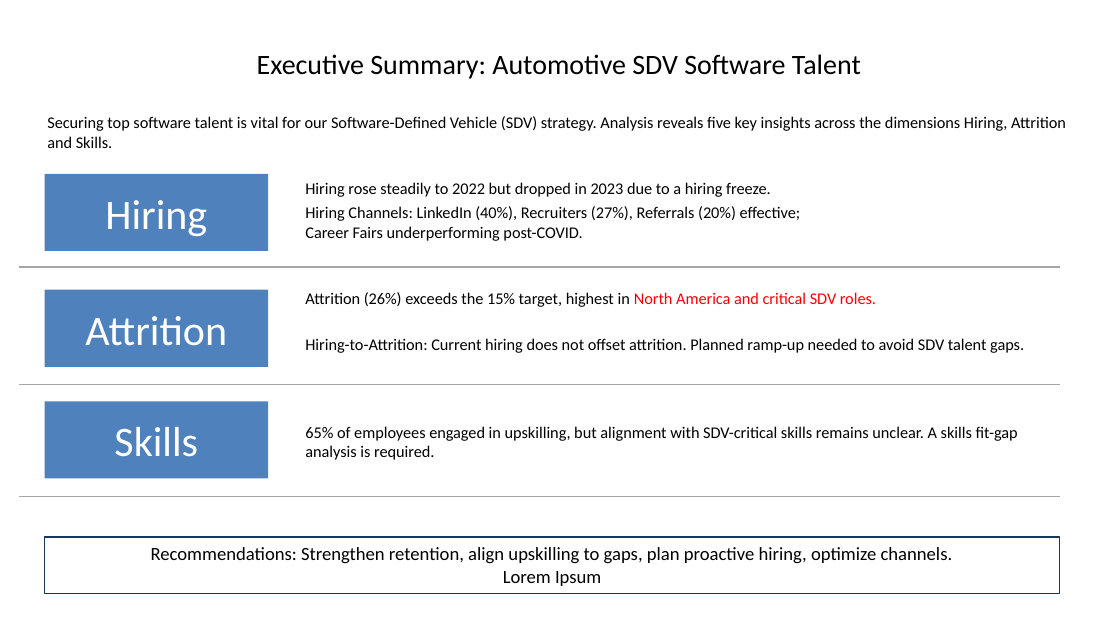
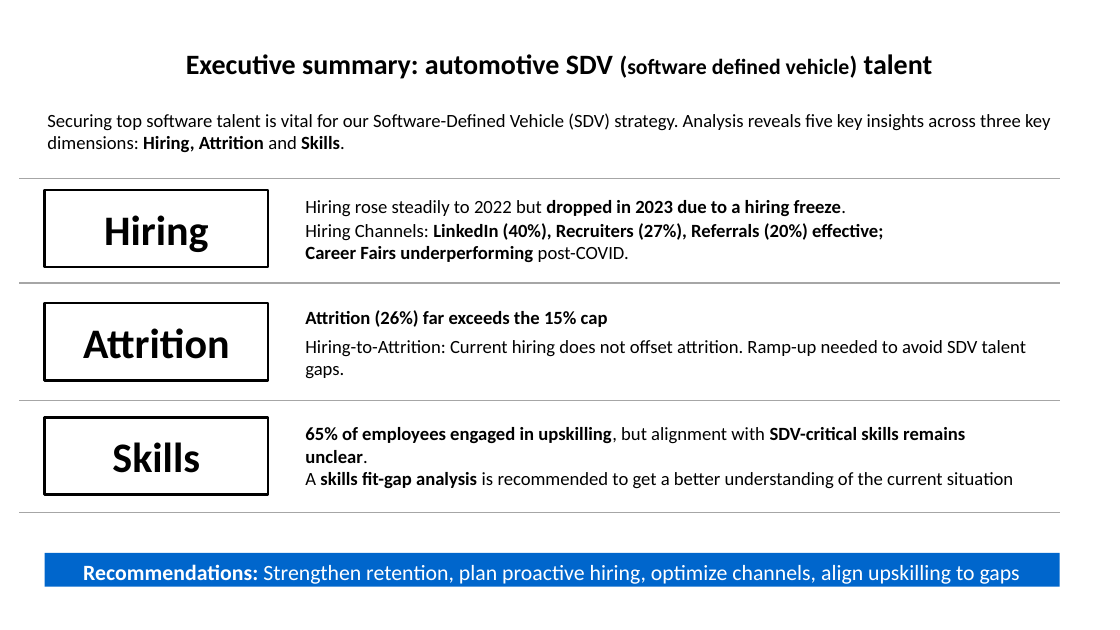
Before and after one commit to sven-friedel/workforce-insights-project, a slide deck: slide 1 of SDV_Talent_Report.pptx. Drawn at 1120x630 pixels with LibreOffice and Linux fonts; fonts in the diff are those of the drawing. Boxes give left, top, right and bottom in pixels: in the first picture for what was removed or moved away, otherwise in the second. Text is boxed around its words. In the diff, an @@ line names an element or a change of style, - is before the commit and + after.

Commit message:
Finalization of SDV Talent Report
updated design and contents of SDV_Talent_Report.pptx

Minor fixes in Dataset

```diff
--- a/SDV_Talent_Report.pptx
+++ b/SDV_Talent_Report.pptx
@@ title at [186, 54, 933, 79]: text changed; bold on @@
-Executive Summary: Automotive SDV Software Talent
+Executive summary: automotive SDV (software defined vehicle) talent
@@ text at [47, 113, 1050, 152]: text changed; size 10.5 to 12 pt @@
-Securing top software talent is vital for our Software-Defined Vehicle (SDV) strategy. Analysis reveals five key insights across the dimensions Hiring, Attrition and Skills.
+Securing top software talent is vital for our Software-Defined Vehicle (SDV) strategy. Analysis reveals five key insights across three key dimensions: Hiring, Attrition and Skills.
@@ line added from (19, 178) to (1060, 178), #A6A6A6 0.75 pt @@
@@ text "Hiring rose steadily to 2022 ..." at [305, 200, 847, 216]: size 10.5 to 12 pt; bold on in "dropped in 2023 due to a hiring ..." @@
@@ text "Hiring Channels: LinkedIn (40%), Recruiters ...": place and size @@
-text "Hiring Channels: LinkedIn (40%), Recruiters ..." at [305, 206, 801, 241]
+text "Hiring Channels: LinkedIn (40%), Recruiters ..." at [305, 223, 883, 262]
@@ text "Hiring Channels: LinkedIn (40%), Recruiters ..." at [305, 223, 883, 262]: size 10.5 to 12 pt; bold on in "LinkedIn (40%), Recruiters (27%), Referrals (20%) effective; ..." @@
@@ 3 rectangles, 3 lines, 1 text: place and size @@
-3 rectangles, 3 lines, 1 text at [19, 174, 1060, 496]
+3 rectangles, 3 lines, 1 text at [19, 189, 1060, 513]
@@ text at [305, 310, 608, 327]: text changed; size 10.5 to 12 pt; bold on @@
-Attrition (26%) exceeds the 15% target, highest in North America and critical SDV roles.
+Attrition (26%) far exceeds the 15% cap
@@ text at [305, 340, 1026, 379]: text changed; size 10.5 to 12 pt @@
-Hiring-to-Attrition: Current hiring does not offset attrition. Planned ramp-up needed to avoid SDV talent gaps.
+Hiring-to-Attrition: Current hiring does not offset attrition. Ramp-up needed to avoid SDV talent gaps.
@@ text colour #FFFFFF to #000000, bold on; fill #4F81BD to none; outline none to #000000 1.5 pt in 3 elements at [45, 304, 269, 381], [45, 189, 269, 267], [45, 418, 269, 495] @@
@@ text at [305, 427, 1013, 489]: text changed; size 10.5 to 12 pt; bold on @@
-65% of employees engaged in upskilling, but alignment with SDV-critical skills remains unclear. A skills fit-gap analysis is required.
+65% of employees engaged in upskilling, but alignment with SDV-critical skills remains unclear.
+A skills fit-gap analysis is recommended to get a better understanding of the current situation
@@ rectangle "Recommendations: Strengthen retention, plan proactive ...": place and size @@
-rectangle "Recommendations: Strengthen retention, plan proactive ..." at [45, 536, 1060, 592]
+rectangle "Recommendations: Strengthen retention, plan proactive ..." at [45, 553, 1060, 587]
@@ rectangle "Recommendations: Strengthen retention, plan proactive ..." at [45, 553, 1060, 587]: fill none to #0066CC; outline #17375E 1 pt to none @@
@@ text in rectangle at [83, 564, 1020, 584]: text changed; size 12 to 14 pt; text colour #000000 to #FFFFFF @@
-Recommendations: Strengthen retention, align upskilling to gaps, plan proactive hiring, optimize channels.
-Lorem Ipsum
+Recommendations: Strengthen retention, plan proactive hiring, optimize channels, align upskilling to gaps
```
Also in this commit, not shown: 3 other slides changed, 2 slides added, 2 slides removed, 1 other file.
